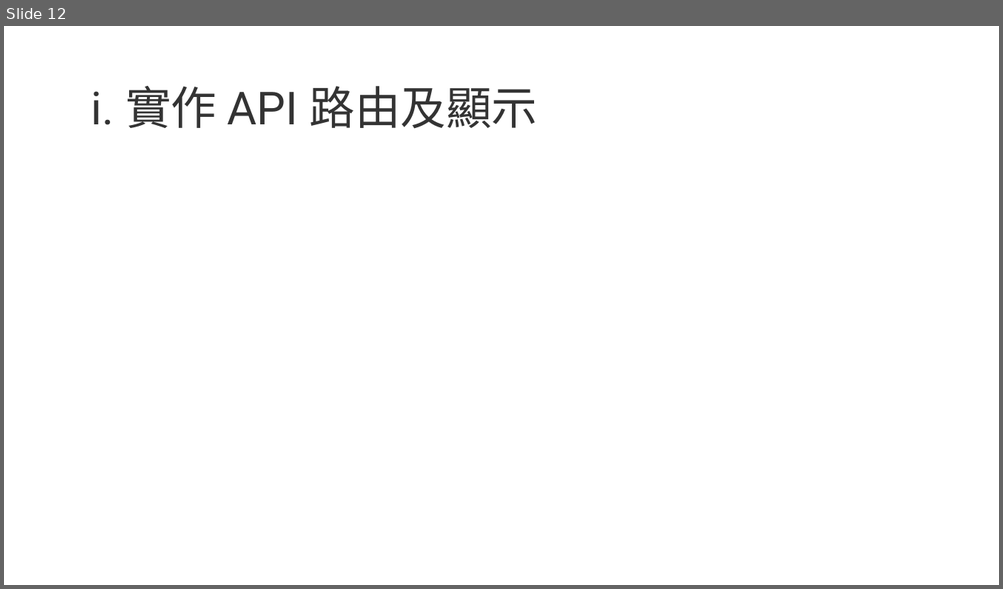
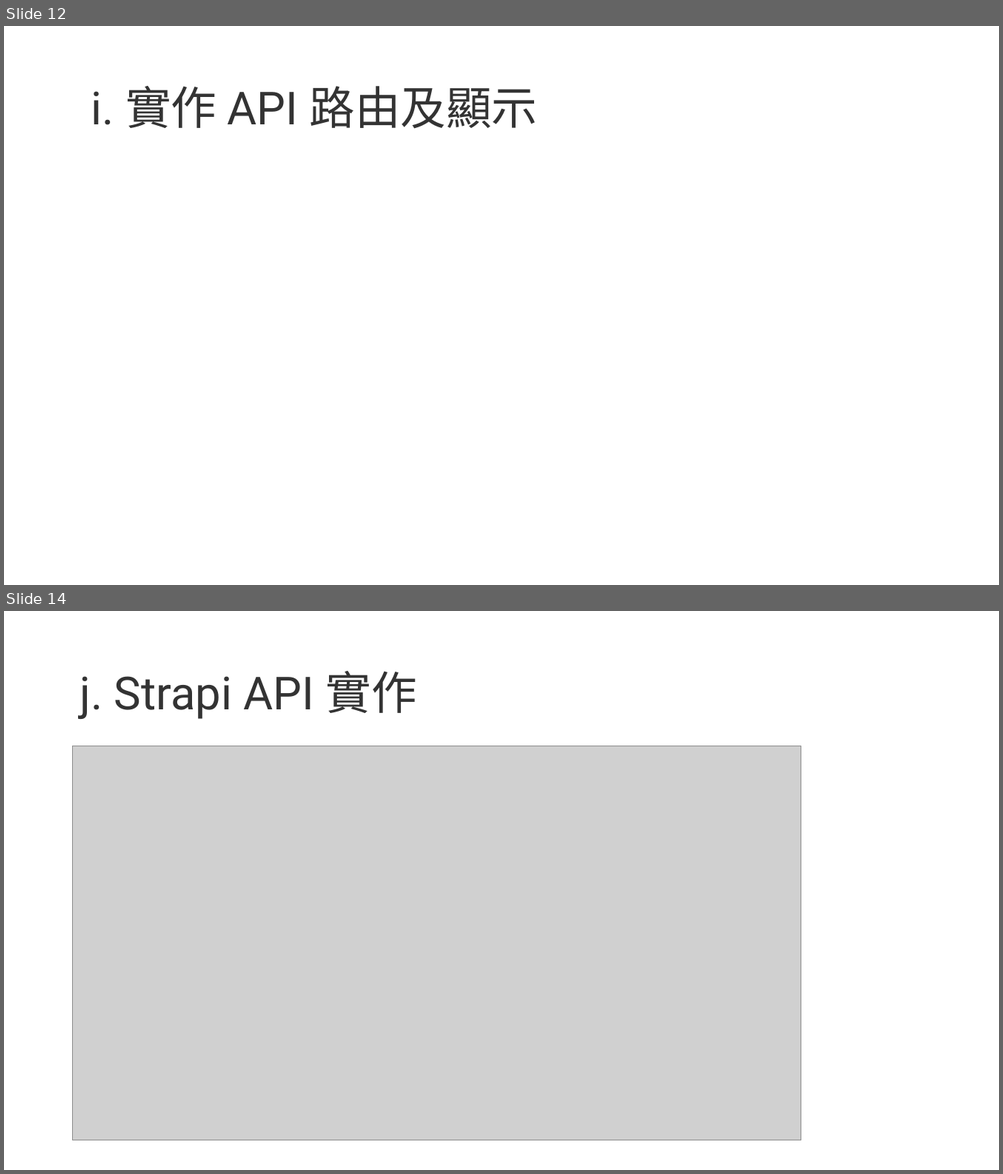
Before and after one commit to 406411461/1092_database_web, a slide deck: 期末驗收/A/G04.pptx. Shown one above the other, each under a label of ours: slide 12 before the commit, slides 12 and 14 after it; the slides between them are not shown. The pictures are 1003x589 and 1003x1174 pixels, drawn with LibreOffice and Linux fonts; fonts in the diff are those of the drawing; grey boxes stand for pictures. Boxes give left, top, right and bottom in pixels: in the first picture for what was removed or moved away, otherwise in the second. Text is boxed around its words. In the diff, an @@ line names an element or a change of style, - is before the commit and + after.

Commit message:
pptx update 4

```diff
--- a/期末驗收/A/G04.pptx
+++ b/期末驗收/A/G04.pptx
@@ slide 14 added at [4, 611, 999, 1170], background #FFFFFF @@
@@ title added at [79, 671, 417, 719], 44 pt, text #333333 @@
+j. Strapi API 實作
@@ picture added at [73, 746, 802, 1141] @@
```
Also in this commit, not shown: 1 slide changed, 1 other file.
